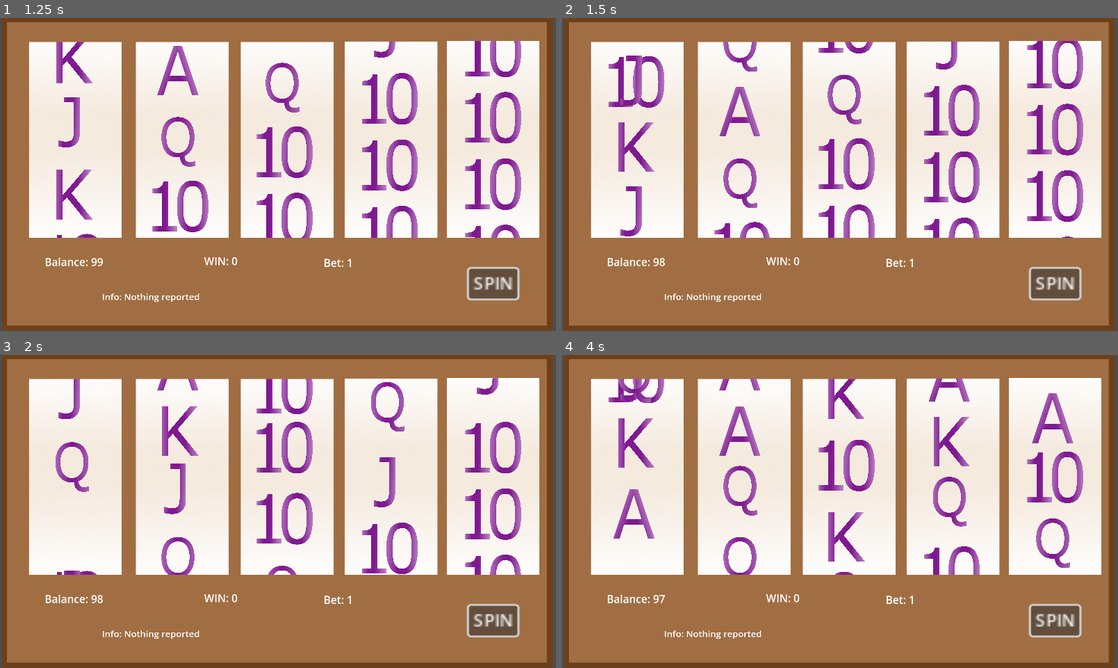
Above: before the commit, frames 1-4 (two rows, left to right).
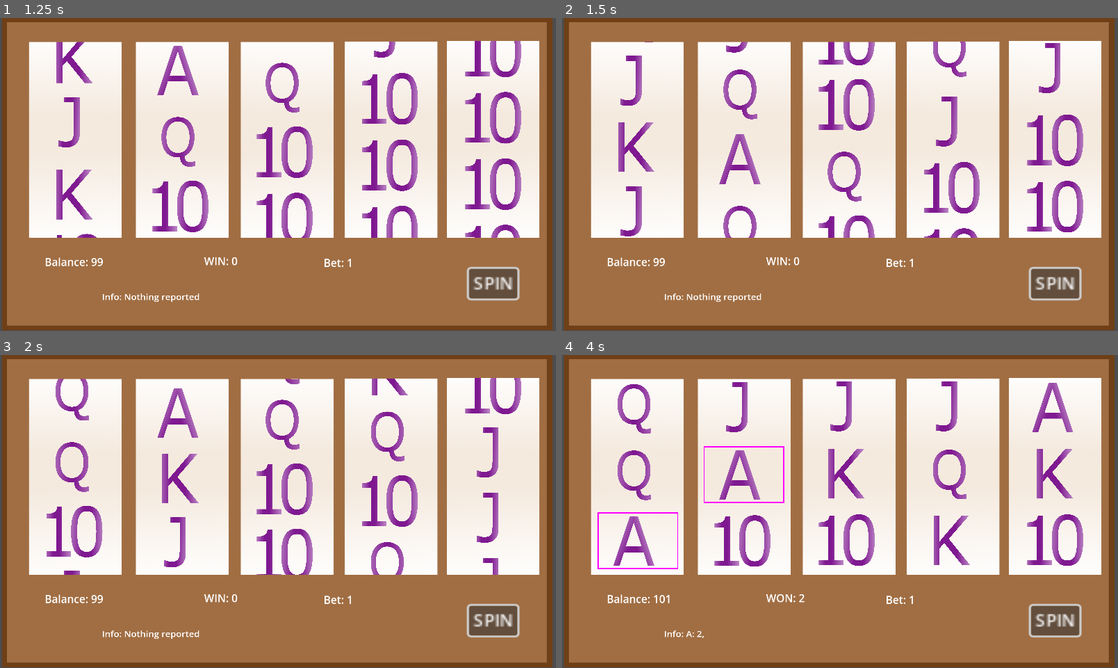
Above: after the commit, the same moments.

Repository: T33py/MonteCarlo
Game: Godot game, scene res://SlotMachineThings/SlotMachine.tscn
The game is run twice, just before and just after one commit, with the same random seed, the same clock (stepped at 60 frames per second) and the same inputs.
Inputs:
- Up to frame 1 (1.25 s): click "SPIN" at 0.5 s
- Up to frame 2 (1.5 s): click "SPIN" at 1.25 s
- Up to frame 3 (2 s): no input
- Up to frame 4 (4 s): click "SPIN" at 2 s

Frame 1 is identical in both runs. In frame 2, 8.9% of the frame differs, in the area x 8-94%, y 7-80%; in frame 3, 9.7%; in frame 4, 11%, in the area x 6-94%, y 7-91%.

Commit message:
basic implementation of both payout schemes

Diff:
--- a/BeatingTheHouse/SlotMachineThings/SlotMachine.gd
+++ b/BeatingTheHouse/SlotMachineThings/SlotMachine.gd
@@ -3,12 +3,22 @@
 var wheels = []
 var positions = []
 var highlight_colors = [Color(1,0,0),Color(0,1,0),Color(0,0,1),Color(1,1,0),Color(1,0,1),Color(0,1,1),]
+var lines_5x3 = [
+	[0,0,0,0,0],
+	[1,1,1,1,1],
+	[2,2,2,2,2],
+	[0,1,2,1,0],
+	[2,1,0,1,2],
+]
 
 var balance = 100
 var betting = 1
 var playing = false
 var games_played = 0
 var wheel_start_stop_delay = 0.15
+
+var playing_lines = true
+var play_lines = 5
 
 # Called when the node enters the scene tree for the first time.
 func _ready():
@@ -58,7 +68,9 @@
 	Player pressed the play button
 	'''
 	if playing:
-		pass
+		print("??")
+		return
+	playing = true
 
 	games_played += 1
 	print("Game" + str(games_played))
@@ -70,20 +82,25 @@
 		w.spin(delay)
 		delay += wheel_start_stop_delay
 
-	playing = true
 	pass
 
 func determine_win():
+	'''
+	Figure out whether and how much was won this spin.
+	Also handles highlighting the winning tiles.
+	'''
 	var endstate = []
 	for wheel in wheels:
 		endstate.append(wheel.get_result())
 	print(endstate)
 
+	if playing_lines:
+		return determine_win_by_lines(endstate)
 	return determine_win_by_hits(endstate)
 
 func determine_win_by_hits(endstate):
 	'''
-	If we have enough symbols the win is based on the total number shown than the lenght and number of lines
+	If we have enough symbols the win is based on the total number shown rather than the lenght and number of lines
 	'''
 	var winnings = 0
 	var info = ""
@@ -137,10 +154,41 @@
 	pass
 
 func determine_win_by_lines(endstate):
-	if endstate[0][1] == endstate[1][1]:
-		return 1
-	return 0
-
+	'''
+	Handle winning on lines
+	'''
+	var info = ""
+	var winnings = 0
+	for l in range(play_lines):
+		var line = lines_5x3[l]
+		var symbol = endstate[0][line[0]]
+		var hits = check_line(symbol, line, endstate)
+		if hits >= 2:
+			winnings += hits
+			info += symbol + ": " + str(hits) + ", "
+			highlight_line(line, hits, highlight_colors[l])
+
+	display_info(info)
+	return winnings
+
+func check_line(symbol, line, endstate):
+	'''
+	Get number of hits on the line
+	'''
+	var length = 0
+	for idx in range(len(line)):
+		if endstate[idx][line[idx]] == symbol:
+			length += 1
+		else:
+			break
+	return length
+
+func highlight_line(line, len, color):
+	for i in range(len(line)):
+		if i == len:
+			break
+		wheels[i].highlight(line[i]+1, color)
+	pass
 
 func display_balance():
 	get_node("BalanceDisplayText").set_text("Balance: " + str(balance))
